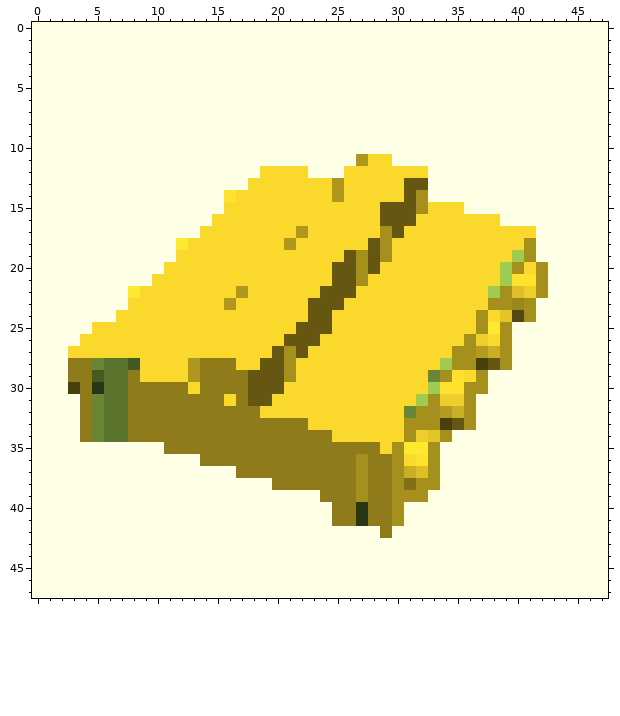
Pixel-art sprite: assets/generated/S4.png. Above is the file before it was changed.
The file is 48x48 pixels. Colours within 5 levels of each other are drawn and written as one.
Once edited:
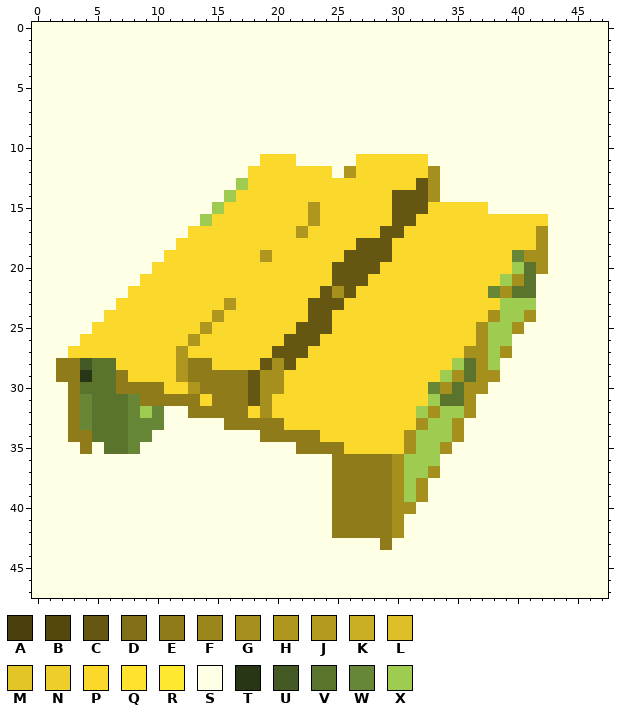
Palette (. is transparent): A #493f0d  B #54480f  C #655712  D #817017  E #8f7b19  F #9b861b  G #a58f1d  H #ae961f  J #b49b20  K #caae24  L #debf27  M #e4c528  N #eece2a  P #fad82c  Q #ffe22e  R #ffe930  S #ffffe5  T #293615  U #455924  V #5a742e  W #688736  X #9ecc51
Changes in this commit:
@@ x 0..47 @@
 10 SSSSSSSSSSSSSSSSSSSSSSSSSSSSSSSSSSSSSSSSSSSSSSSS
-11 SSSSSSSSSSSSSSSSSSSSSSSSSSSHPPSSSSSSSSSSSSSSSSSS
-12 SSSSSSSSSSSSSSSSSSSPPPPSSSPPPPPPPSSSSSSSSSSSSSSS
-13 SSSSSSSSSSSSSSSSSSPPPPPPPHPPPPPCCSSSSSSSSSSSSSSS
-14 SSSSSSSSSSSSSSSSQPPPPPPPPHPPPPPCGSSSSSSSSSSSSSSS
-15 SSSSSSSSSSSSSSSSPPPPPPPPPPPPPCCCGPPPSSSSSSSSSSSS
-16 SSSSSSSSSSSSSSSPPPPPPPPPPPPPPCCCPPPPPPPSSSSSSSSS
-17 SSSSSSSSSSSSSSPPPPPPPPHPPPPPPGCPPPPPPPPPPPSSSSSS
-18 SSSSSSSSSSSSRPPPPPPPPHPPPPPPCGPPPPPPPPPPPGSSSSSS
-19 SSSSSSSSSSSSPPPPPPPPPPPPPPCGCGPPPPPPPPPPXGSSSSSS
-20 SSSSSSSSSSSPPPPPPPPPPPPPPCCGCPPPPPPPPPPXGPGSSSSS
-21 SSSSSSSSSSPPPPPPPPPPPPPPPCCGPPPPPPPPPPPXQQGSSSSS
-22 SSSSSSSSRPPPPPPPPHPPPPPPCCCPPPPPPPPPPPXGLNGSSSSS
-23 SSSSSSSSPPPPPPPPHPPPPPPCCCPPPPPPPPPPPPGGFGSSSSSS
-24 SSSSSSSPPPPPPPPPPPPPPPPCCPPPPPPPPPPPPGPMBGSSSSSS
-25 SSSSSPPPPPPPPPPPPPPPPPCCCPPPPPPPPPPPPGRGSSSSSSSS
-26 SSSSPPPPPPPPPPPPPPPPPCCCPPPPPPPPPPPPGNPGSSSSSSSS
-27 SSSPPPPPPPPPPPPPPPPPCGCPPPPPPPPPPPPGGJKGSSSSSSSS
-28 SSSEEWVVUPPPPHEEEPPCCGPPPPPPPPPPPPXGGACGSSSSSSSS
-29 SSSEEUVVEPPPPHEEEECCCGPPPPPPPPPPPWGQPGSSSSSSSSSS
-30 SSSAETVVEEEEEPEEEECCCPPPPPPPPPPPPXQQGGSSSSSSSSSS
-31 SSSSEWVVEEEEEEEEPECCPPPPPPPPPPPPXGNNGSSSSSSSSSSS
-32 SSSSEWVVEEEEEEEEEEEPPPPPPPPPPPPWGGJKGSSSSSSSSSSS
-33 SSSSEWVVEEEEEEEEEEEEEEEPPPPPPPPGGGACGSSSSSSSSSSS
-34 SSSSEWVVEEEEEEEEEEEEEEEEEPPPPPPGNMGSSSSSSSSSSSSS
-35 SSSSSSSSSSSEEEEEEEEEEEEEEEEEEPGRRGSSSSSSSSSSSSSS
-36 SSSSSSSSSSSSSSEEEEEEEEEEEEEGEEGPQGSSSSSSSSSSSSSS
-37 SSSSSSSSSSSSSSSSSEEEEEEEEEEGEEGKLGSSSSSSSSSSSSSS
-38 SSSSSSSSSSSSSSSSSSSSEEEEEEEGEEGDGGSSSSSSSSSSSSSS
-39 SSSSSSSSSSSSSSSSSSSSSSSSEEEGEEGGGSSSSSSSSSSSSSSS
-40 SSSSSSSSSSSSSSSSSSSSSSSSSEETEEGSSSSSSSSSSSSSSSSS
-41 SSSSSSSSSSSSSSSSSSSSSSSSSEETEEGSSSSSSSSSSSSSSSSS
-42 SSSSSSSSSSSSSSSSSSSSSSSSSSSSSESSSSSSSSSSSSSSSSSS
-43 SSSSSSSSSSSSSSSSSSSSSSSSSSSSSSSSSSSSSSSSSSSSSSSS
+11 SSSSSSSSSSSSSSSSSSSPPPSSSSSPPPPPPSSSSSSSSSSSSSSS
+12 SSSSSSSSSSSSSSSSSSPPPPPPPSHPPPPPPGSSSSSSSSSSSSSS
+13 SSSSSSSSSSSSSSSSSXPPPPPPPPPPPPPPCGSSSSSSSSSSSSSS
+14 SSSSSSSSSSSSSSSSXPPPPPPPPPPPPPCCCGSSSSSSSSSSSSSS
+15 SSSSSSSSSSSSSSSXPPPPPPPHPPPPPPCCCPPPPPSSSSSSSSSS
+16 SSSSSSSSSSSSSSXPPPPPPPPHPPPPPPCCPPPPPPPPPPPSSSSS
+17 SSSSSSSSSSSSSPPPPPPPPPHPPPPPPCCPPPPPPPPPPPGSSSSS
+18 SSSSSSSSSSSSPPPPPPPPPPPPPPPCCCPPPPPPPPPPPPGSSSSS
+19 SSSSSSSSSSSPPPPPPPPHPPPPPPCCCCPPPPPPPPPPWGGSSSSS
+20 SSSSSSSSSSPPPPPPPPPPPPPPPCCCCPPPPPPPPPPPXVGSSSSS
+21 SSSSSSSSSPPPPPPPPPPPPPPPPCCCPPPPPPPPPPPXGVSSSSSS
+22 SSSSSSSSPPPPPPPPPPPPPPPPCGCPPPPPPPPPPPWGVVSSSSSS
+23 SSSSSSSPPPPPPPPPHPPPPPPCCCPPPPPPPPPPPPPXXXSSSSSS
+24 SSSSSSPPPPPPPPPHPPPPPPPCCPPPPPPPPPPPPPGXXGSSSSSS
+25 SSSSSPPPPPPPPPHPPPPPPPCCCPPPPPPPPPPPPGXXGSSSSSSS
+26 SSSSPPPPPPPPPHPPPPPPPCCCPPPPPPPPPPPPPGXXSSSSSSSS
+27 SSSPPPPPPPPPHPPPPPPPCCCPPPPPPPPPPPPPGGXGSSSSSSSS
+28 SSEEUVVPPPPPHEEPPPPCGCPPPPPPPPPPPPPXVGXSSSSSSSSS
+29 SSEETVVEPPPPHEEEEECGGPPPPPPPPPPPPPXGVGGSSSSSSSSS
+30 SSSEVVVEEEEPPHEEEECGGPPPPPPPPPPPPWGVGGSSSSSSSSSS
+31 SSSEWVVVWEEEEEPEEECGPPPPPPPPPPPPPXVVGSSSSSSSSSSS
+32 SSSEWVVVWXWSSEEEEEPGPPPPPPPPPPPPXGXXGSSSSSSSSSSS
+33 SSSEWVVVWWWSSSSSEEEEEPPPPPPPPPPPGXXGSSSSSSSSSSSS
+34 SSSEEVVVWWSSSSSSSSSEEEEEPPPPPPPGXXXGSSSSSSSSSSSS
+35 SSSSESVVWSSSSSSSSSSSSSEEEEPPPPPGXXGSSSSSSSSSSSSS
+36 SSSSSSSSSSSSSSSSSSSSSSSSSEEEEEGXXXSSSSSSSSSSSSSS
+37 SSSSSSSSSSSSSSSSSSSSSSSSSEEEEEGXXGSSSSSSSSSSSSSS
+38 SSSSSSSSSSSSSSSSSSSSSSSSSEEEEEGXGSSSSSSSSSSSSSSS
+39 SSSSSSSSSSSSSSSSSSSSSSSSSEEEEEGXGSSSSSSSSSSSSSSS
+40 SSSSSSSSSSSSSSSSSSSSSSSSSEEEEEGGSSSSSSSSSSSSSSSS
+41 SSSSSSSSSSSSSSSSSSSSSSSSSEEEEEGSSSSSSSSSSSSSSSSS
+42 SSSSSSSSSSSSSSSSSSSSSSSSSEEEEEGSSSSSSSSSSSSSSSSS
+43 SSSSSSSSSSSSSSSSSSSSSSSSSSSSSESSSSSSSSSSSSSSSSSS
 44 SSSSSSSSSSSSSSSSSSSSSSSSSSSSSSSSSSSSSSSSSSSSSSSS
Pixel boxes of the changes (left, top, right, bottom) in both pictures:
changed: (56, 154, 548, 550)
